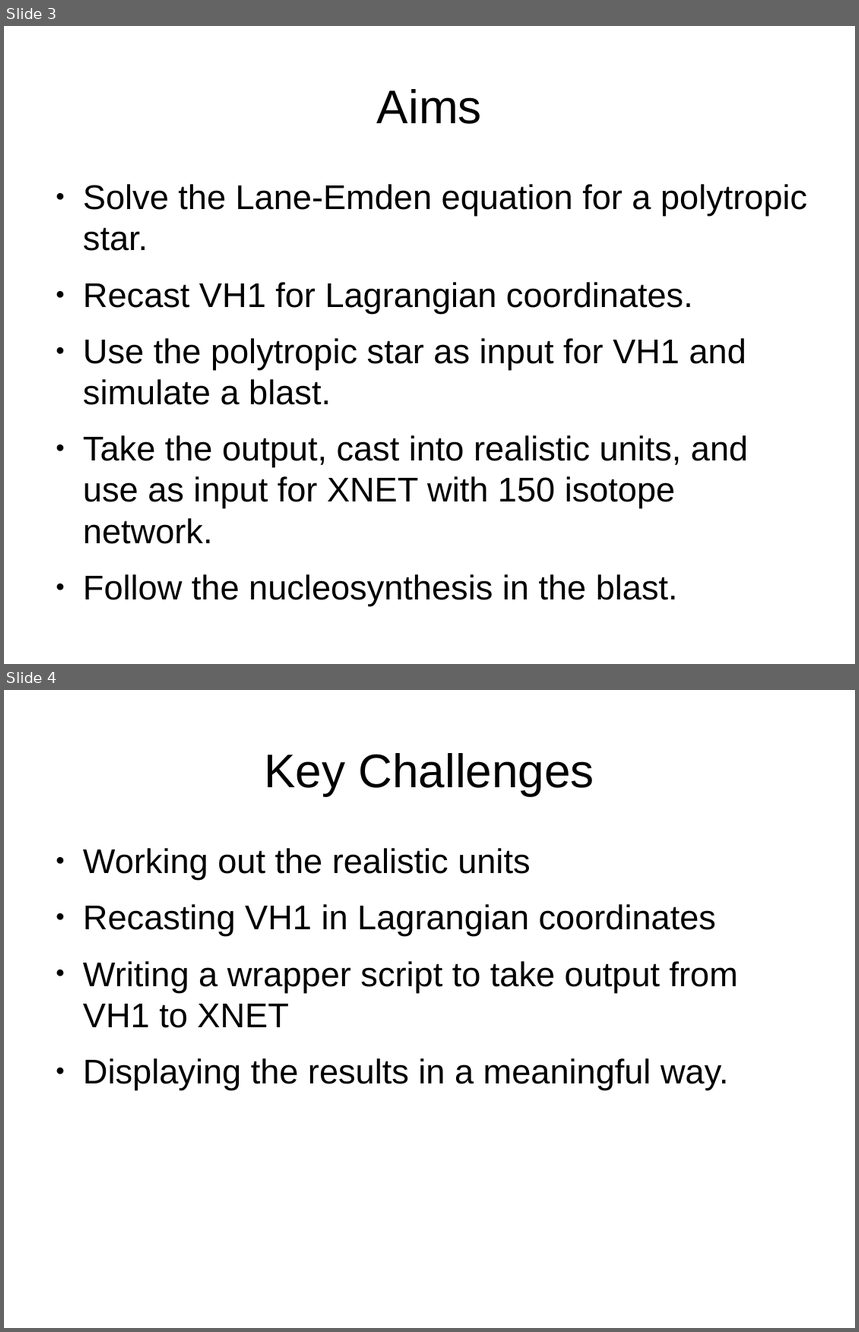
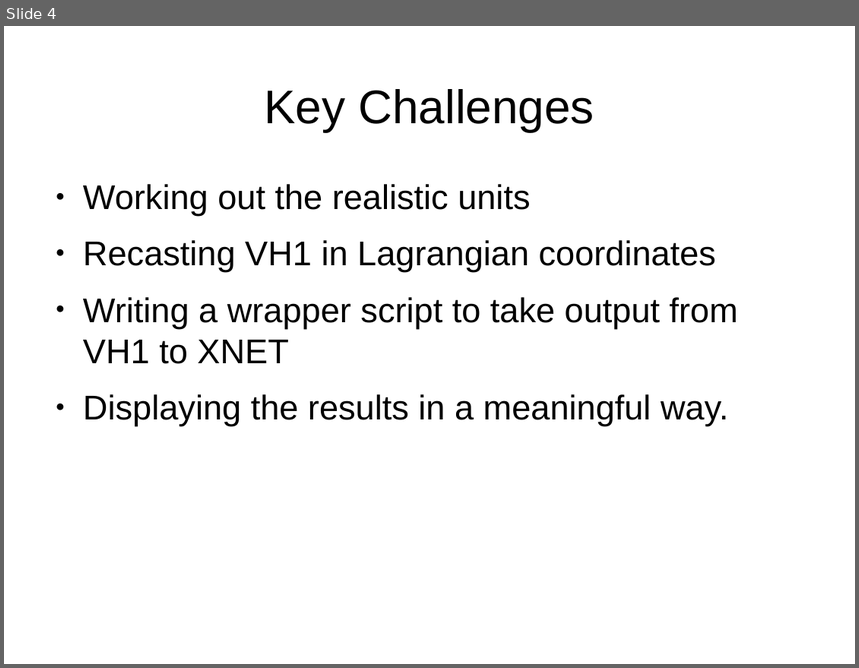
Before and after one commit to KJCook/sedov-solution, a slide deck: presentation.odp. Shown one above the other, each under a label of ours: slides 3 and 4 before the commit, slide 4 after it. The pictures are 859x1332 and 859x668 pixels, drawn with LibreOffice and Linux fonts; fonts in the diff are those of the drawing. Boxes give left, top, right and bottom in pixels: in the first picture for what was removed or moved away, otherwise in the second. Text is boxed around its words. In the diff, an @@ line names an element or a change of style, - is before the commit and + after.

```diff
--- a/presentation.odp
+++ b/presentation.odp
@@ slide 3 removed at [4,26,855,664], background #FFFFFF @@
@@ title removed at [377,89,482,124] @@
-Aims
@@ text removed at [83,184,807,606] @@
-● Solve the Lane-Emden equation for a polytropic star.
-● Recast VH1 for Lagrangian coordinates.
-● Use the polytropic star as input for VH1 and simulate a blast.
-● Take the output, cast into realistic units, and use as input for XNET with 150 isotope network.
-● Follow the nucleosynthesis in the blast.
```
Also in this commit, not shown: 7 slides changed, 10 slides added, 3 other slides removed.
